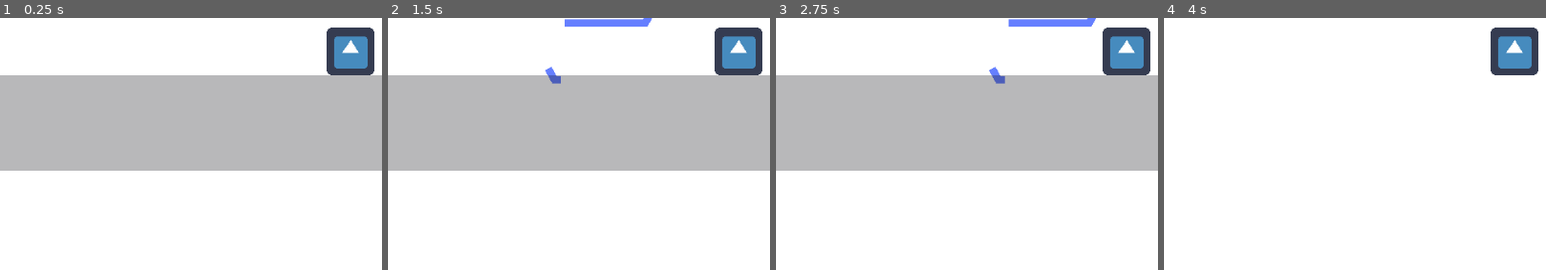
Above: before the commit, frames 1-4 (left to right).
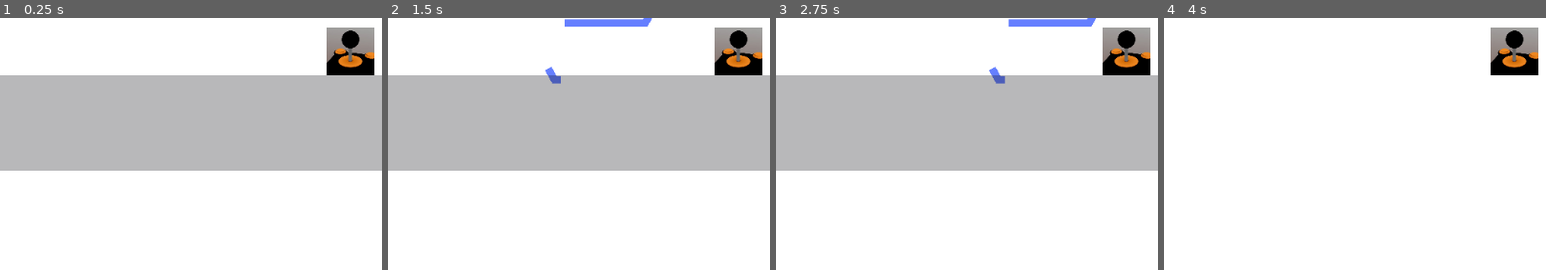
Above: after the commit, the same moments.

Repository: igaryhe/LD45
Game: Godot game, scene res://World.tscn
Same seed, same stepped clock (60 frames per second), same inputs: the game is played once before the commit and once after it. The project has no main scene, so this scene is started directly. The engine's default icon, where the game draws it, is replaced by a stand-in: a white triangle on a blue panel in a dark square. Sound files missing from this copy of the repository are replaced by a short silence.
Inputs (mouse positions are % of the whole screen's width and height, from its top left):
- Up to frame 1 (0.25 s): no input
- Up to frame 2 (1.5 s): tap Enter at 0.5 s; move the mouse to (72, 51) at 0.52 s; press the mouse at (72, 51) at 0.53 s; hold Right (ui_right) from 0.53 s (still down); tap Space (jump) at 0.77 s; move the mouse to (30, 62) at 1.27 s; release the mouse at (30, 62) at 1.28 s; click (30, 62) at 1.35 s
- Up to frame 3 (2.75 s): tap Space (jump) at 1.52 s; move the mouse to (60, 32) at 2.02 s; release Right (ui_right) at 2.03 s; press the mouse at (60, 32) at 2.03 s; hold Left (ui_left) from 2.03 s (still down)
- Up to frame 4 (4 s): move the mouse to (45, 79) at 2.77 s; release Left (ui_left) at 2.78 s; release the mouse at (45, 79) at 2.78 s; hold Right (ui_right) from 2.78 s (still down); click (45, 79) at 2.85 s; tap Space (jump) at 3.02, 3.77 s; move the mouse to (80, 74) at 3.52 s; press the mouse at (80, 74) at 3.53 s
The pictures show only the part of the screen within x 4-54%, y 50-100%; the shares and areas given below are measured in that part.

The runs differ from the first frame. In frame 1, 2.4% of the frame differs, in the area x 85-98%, y 3-23%; in frame 2, 2.4%; in frame 3, 2.4%; in frame 4, 2.4%.

Commit message:
Update the player scene with new sprite and audio

Diff:
--- a/Player.gd
+++ b/Player.gd
@@ -24,3 +24,6 @@
 	if y_velocity > MAX_FALL_SPEED:
 		y_velocity = MAX_FALL_SPEED
 	pass
+
+func _on_finished():
+	$AudioStreamPlayer2D.play()
--- a/Player.tscn
+++ b/Player.tscn
@@ -1,15 +1,17 @@
-[gd_scene load_steps=4 format=2]
+[gd_scene load_steps=5 format=2]
 
 [ext_resource path="res://Player.gd" type="Script" id=1]
-[ext_resource path="res://res/icon.png" type="Texture" id=2]
+[ext_resource path="res://res/LD45.jpg" type="Texture" id=2]
+[ext_resource path="res://res/Heart Beat Single.wav" type="AudioStream" id=3]
 
 [sub_resource type="RectangleShape2D" id=1]
 extents = Vector2( 32, 32 )
 
-[node name="KinematicBody2D" type="KinematicBody2D"]
+[node name="Player" type="KinematicBody2D"]
 script = ExtResource( 1 )
 
 [node name="Sprite" type="Sprite" parent="."]
+scale = Vector2( 0.16, 0.16 )
 texture = ExtResource( 2 )
 region_rect = Rect2( 0, 0, 71.7289, 98.364 )
 
@@ -21,3 +23,8 @@
 
 [node name="Camera2D" type="Camera2D" parent="."]
 current = true
+
+[node name="AudioStreamPlayer2D" type="AudioStreamPlayer2D" parent="."]
+stream = ExtResource( 3 )
+autoplay = true
+[connection signal="finished" from="AudioStreamPlayer2D" to="." method="_on_finished"]
Binary file added: res/LD45.jpg
Not shown, added: res/LD45.jpg.import
Not shown, added: res/Heart Beat Single.wav
